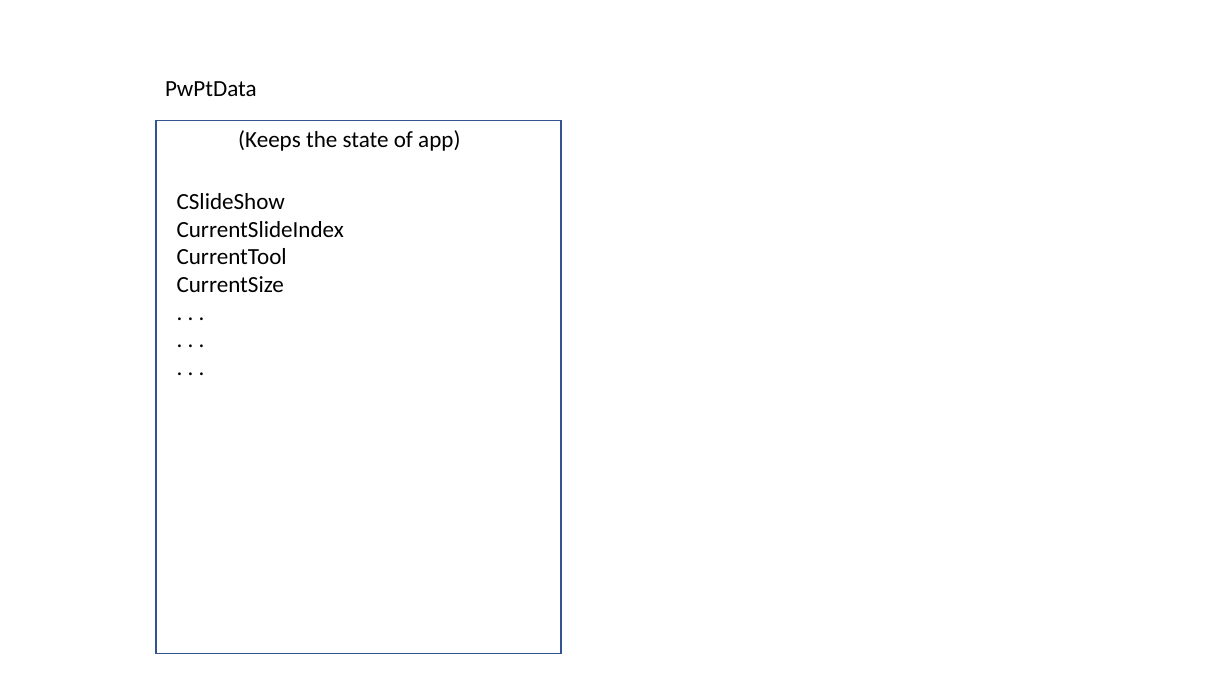
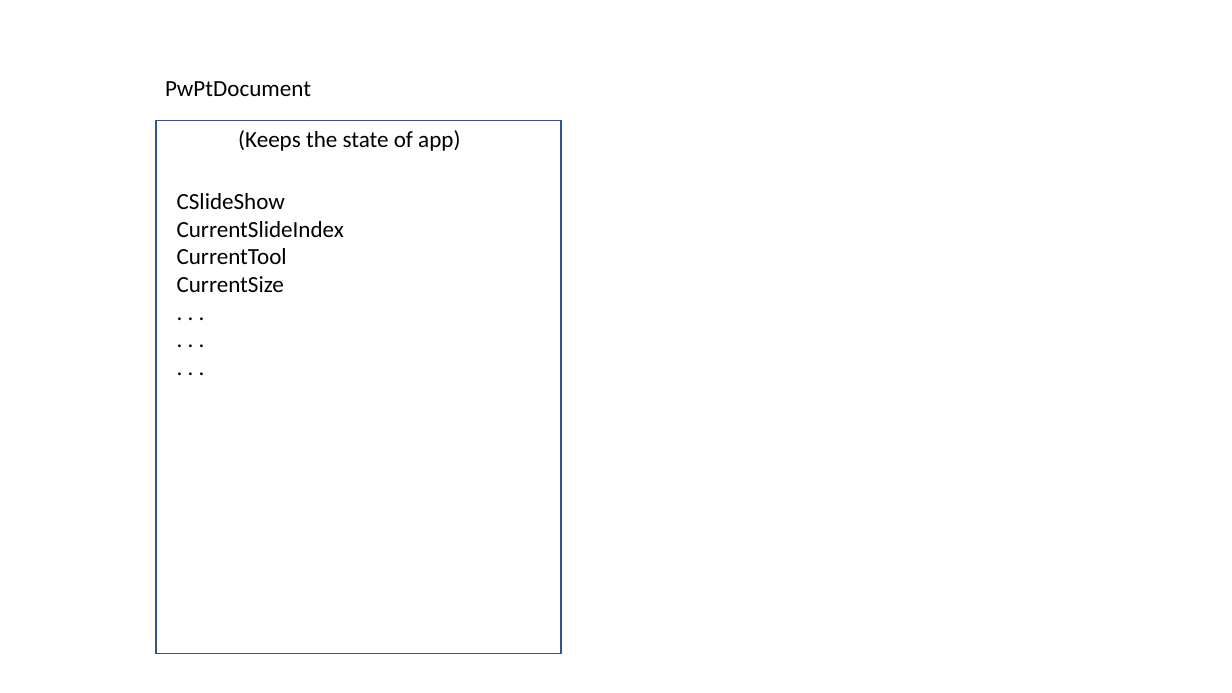
Before and after one commit to VardanyanAlex/PowerPoint, a slide deck: slide 2 of Powerpoint.pptx. Drawn at 1232x693 pixels with LibreOffice and Linux fonts; fonts in the diff are those of the drawing. Boxes give left, top, right and bottom in pixels: in the first picture for what was removed or moved away, otherwise in the second. Text is boxed around its words. In the diff, an @@ line names an element or a change of style, - is before the commit and + after.

```diff
--- a/Powerpoint.pptx
+++ b/Powerpoint.pptx
@@ text at <box>165,81,311,96</box>: text changed @@
-PwPtData
+PwPtDocument
```
Also in this commit, not shown: 2 other slides changed, 1 slide added, 1 slide removed.
